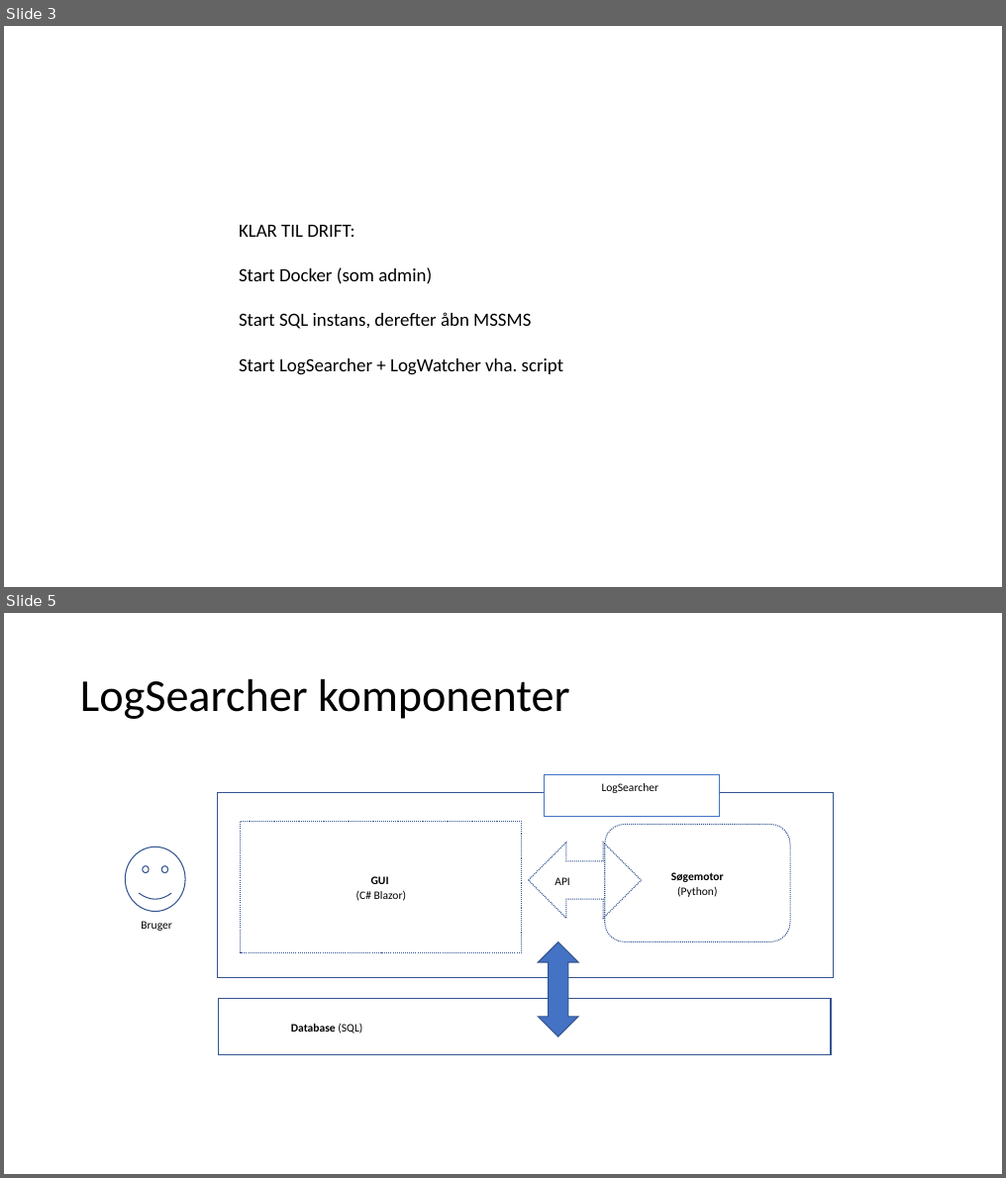
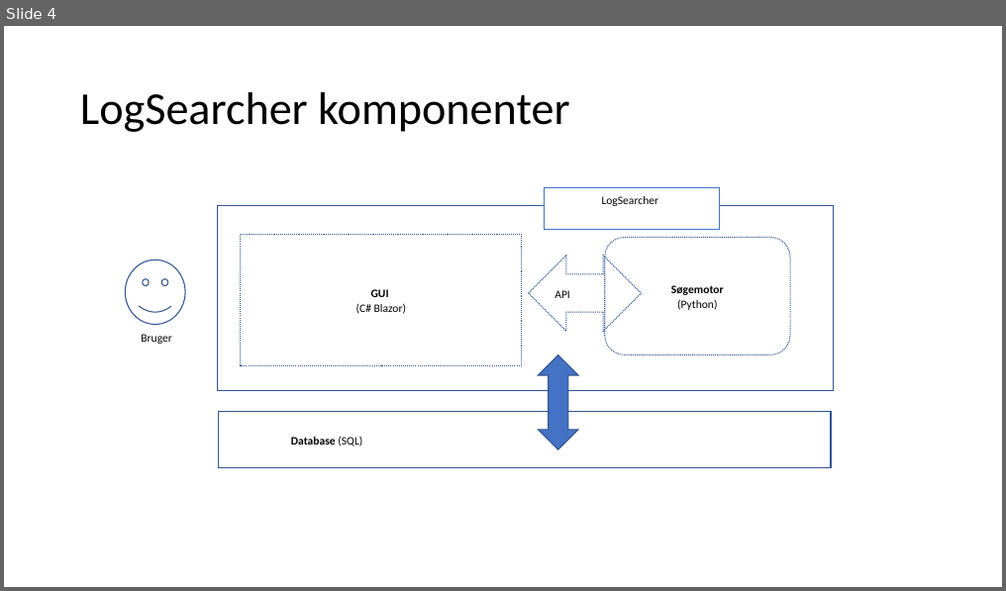
Before and after one commit to FaderVader/CPH_Afgangsprojekt_2022, a slide deck: LogSearcher.pptx. Shown one above the other, each under a label of ours: slides 3 and 5 before the commit, slide 4 after it; the slides between them are not shown. The pictures are 1006x1178 and 1006x591 pixels, drawn with LibreOffice and Linux fonts; fonts in the diff are those of the drawing. Boxes give left, top, right and bottom in pixels: in the first picture for what was removed or moved away, otherwise in the second. Text is boxed around its words. In the diff, an @@ line names an element or a change of style, - is before the commit and + after.

Commit message:
presentation, added slides for logWatcher

```diff
--- a/LogSearcher.pptx
+++ b/LogSearcher.pptx
@@ slide 3 removed at [4, 26, 1002, 587], background #FFFFFF @@
@@ text removed at [239, 225, 563, 375] @@
-KLAR TIL DRIFT:
-Start Docker (som admin)
-Start SQL instans, derefter åbn MSSMS
-Start LogSearcher + LogWatcher vha. script
@@ what was slide 5 is now slide 4 @@
```
Also in this commit, not shown: 6 slides changed, 2 slides added.
